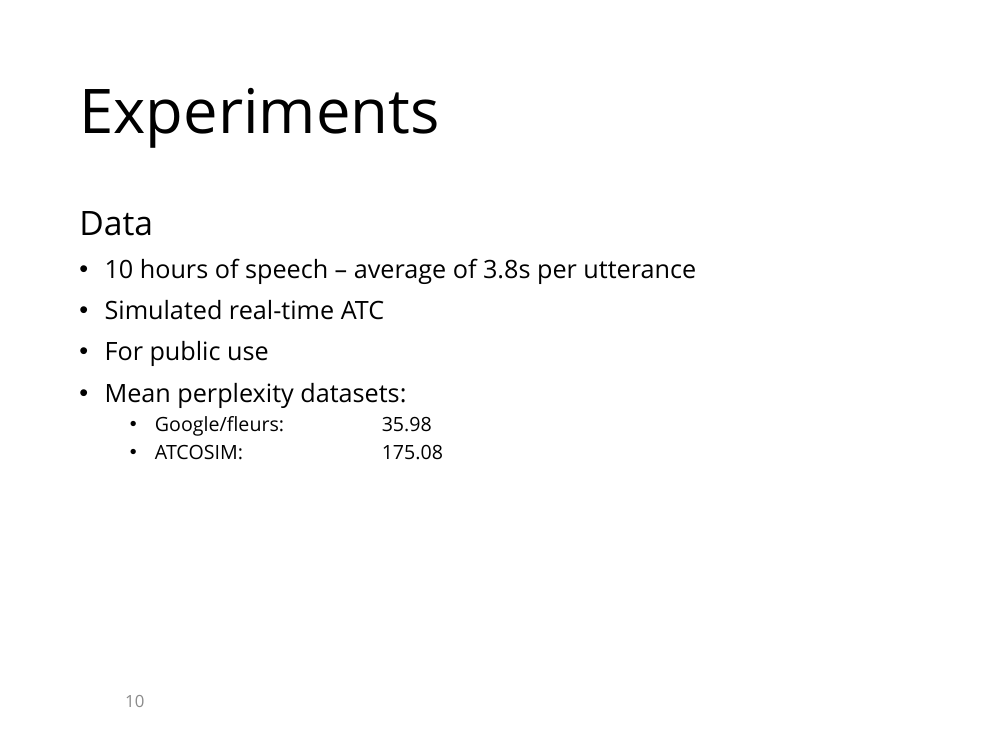
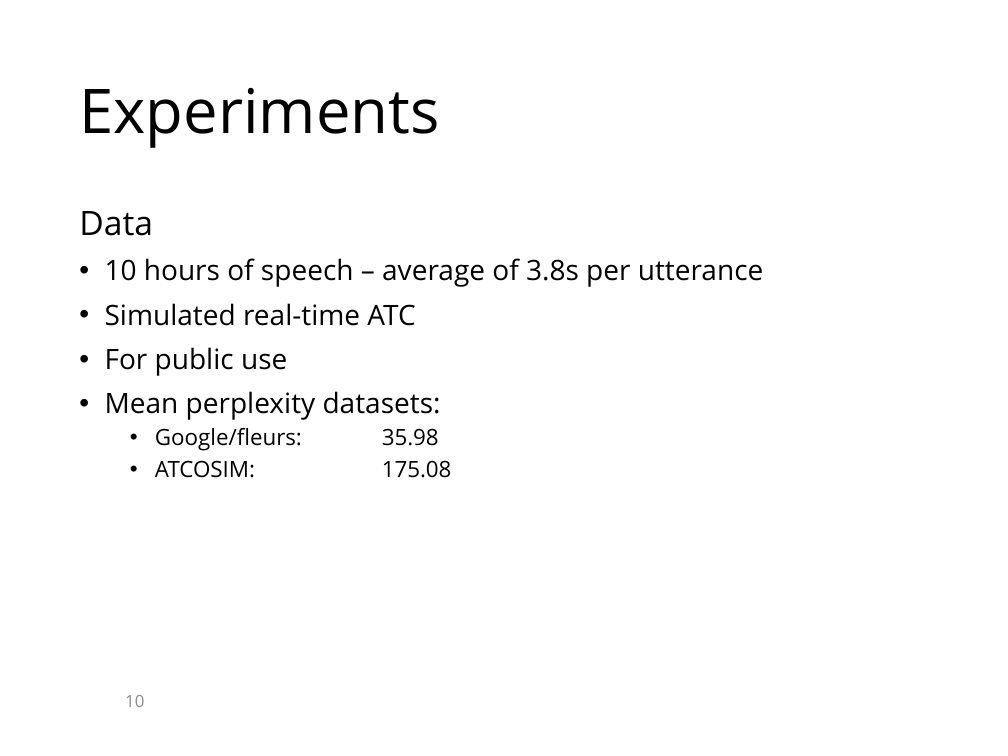
Before and after one commit to KaranChand/ATC, a slide deck: slide 10 of Thesis presentation ATC.pptx. Drawn at 1008x756 pixels with LibreOffice and Linux fonts; fonts in the diff are those of the drawing; background and template pictures are left out. Boxes give left, top, right and bottom in pixels: in the first picture for what was removed or moved away, otherwise in the second. Text is boxed around its words. In the diff, an @@ line names an element or a change of style, - is before the commit and + after.

```diff
--- a/Thesis presentation ATC.pptx
+++ b/Thesis presentation ATC.pptx
@@ text at [105,258,763,478]: size 18 to 20 pt in "10 hours of speech – average of ...", "Simulated real-time ATC", "For public use", "Mean perplexity datasets:"; size 14 to 16 pt in "Google/fleurs: 35.98", "ATCOSIM: 175.08" @@
```
Also in this commit, not shown: 8 other slides changed, 3 other files.
